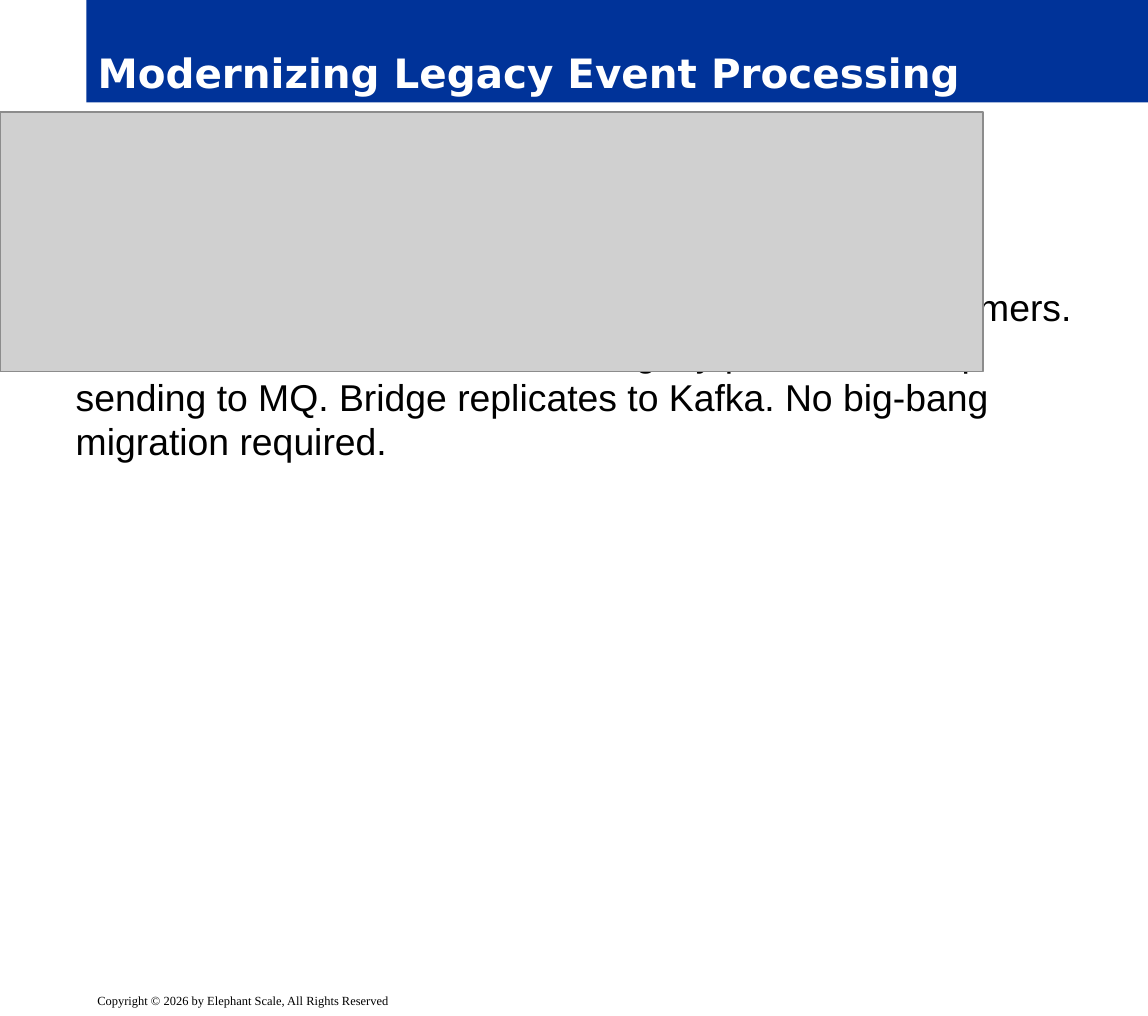
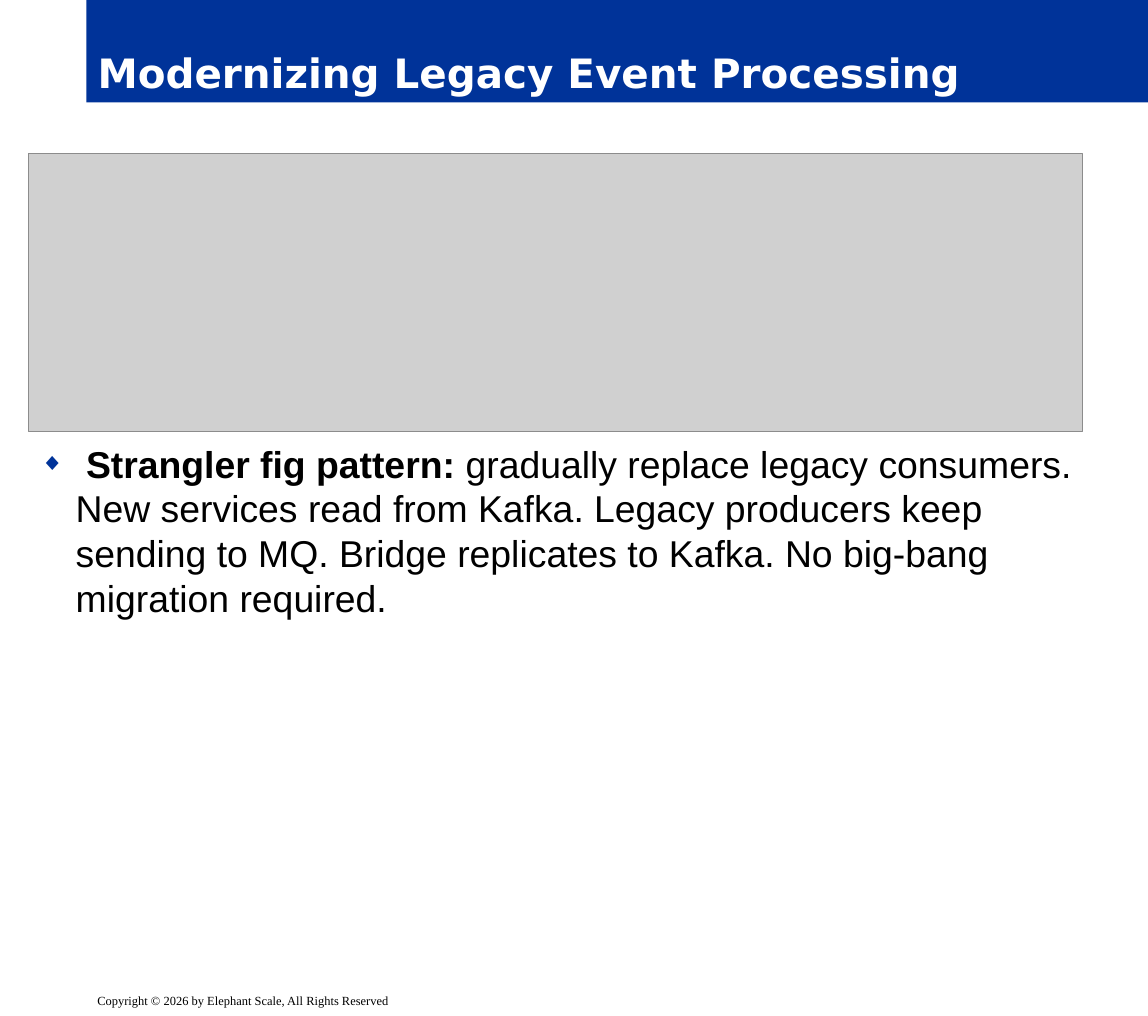
Before and after one commit to elephantscale/Advanced-Kafka-Streaming, a slide deck: slide 12 of slides/release/06__module6.pptx. Drawn at 1148x1016 pixels with LibreOffice and Linux fonts; fonts in the diff are those of the drawing; grey boxes stand for pictures; background and template pictures are left out. Boxes give left, top, right and bottom in pixels: in the first picture for what was removed or moved away, otherwise in the second. Text is boxed around its words. In the diff, an @@ line names an element or a change of style, - is before the commit and + after.

```diff
--- a/slides/release/06__module6.pptx
+++ b/slides/release/06__module6.pptx
@@ text "Strangler fig pattern: gradually replace ...": place and size @@
-text "Strangler fig pattern: gradually replace ..." at <box>76,292,1072,463</box>
+text "Strangler fig pattern: gradually replace ..." at <box>76,451,1072,620</box>
@@ picture: place and size @@
-picture at <box>0,112,983,372</box>
+picture at <box>29,153,1083,432</box>
```
Also in this commit, not shown: 12 other slides changed, 3 slides added.
